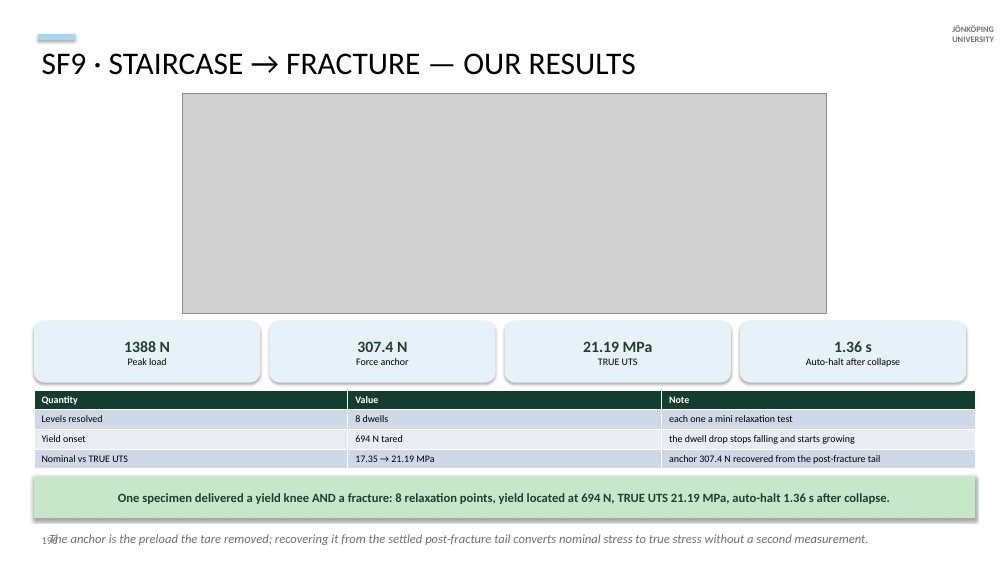
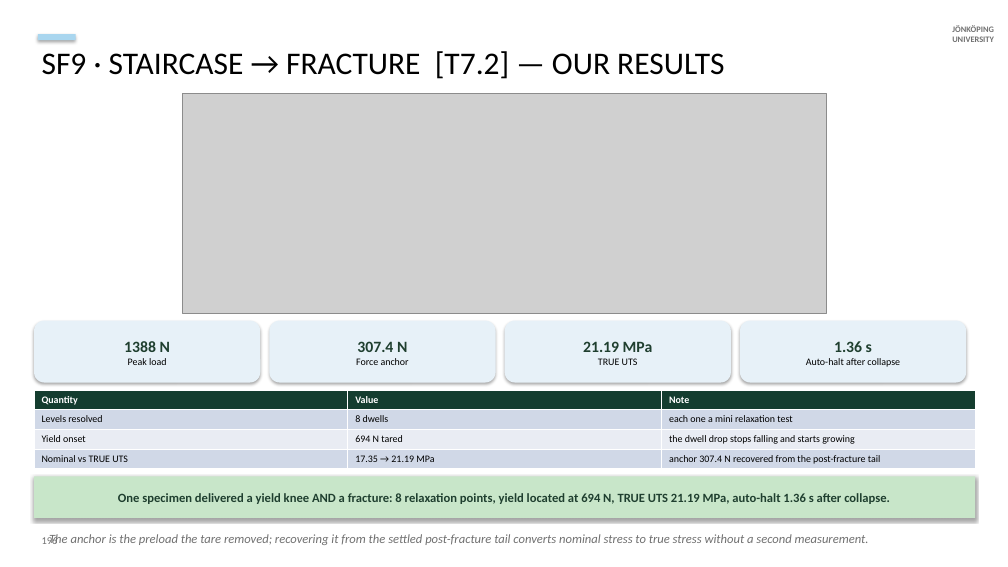
Before and after one commit to cenmir/UTM, a slide deck: slide 56 of documentation/V6a_8_6_20_slides.pptx. Drawn at 1008x567 pixels with LibreOffice and Linux fonts; fonts in the diff are those of the drawing; grey boxes stand for pictures. Boxes give left, top, right and bottom in pixels: in the first picture for what was removed or moved away, otherwise in the second. Text is boxed around its words. In the diff, an @@ line names an element or a change of style, - is before the commit and + after.

```diff
--- a/documentation/V6a_8_6_20_slides.pptx
+++ b/documentation/V6a_8_6_20_slides.pptx
@@ text at bbox=[42, 51, 724, 79]: text changed @@
-SF9 · STAIRCASE → FRACTURE — OUR RESULTS
+SF9 · STAIRCASE → FRACTURE [T7.2] — OUR RESULTS
```
Also in this commit, not shown: 12 other slides changed, 1 slide added, 3 other files.
